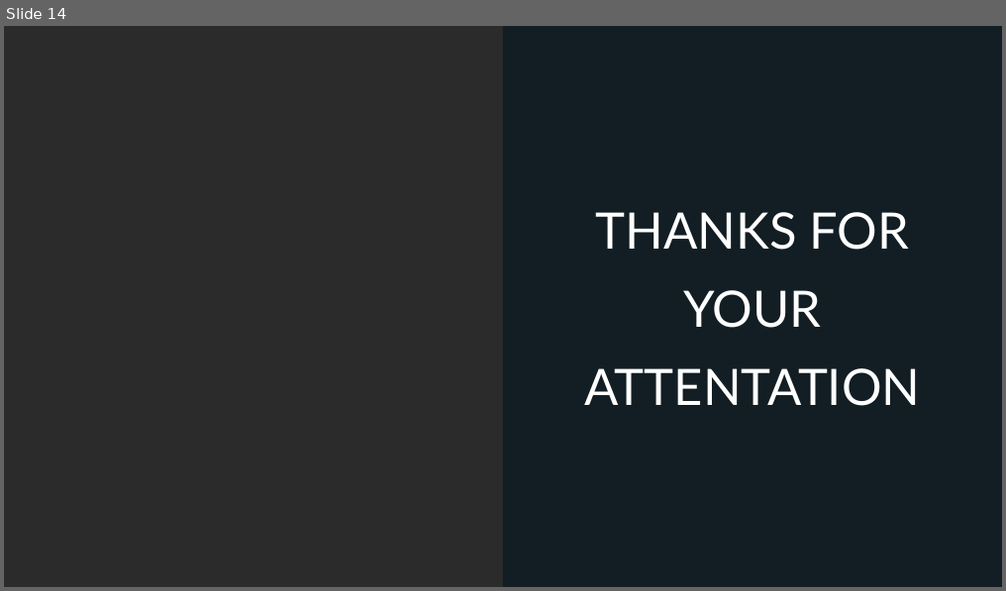
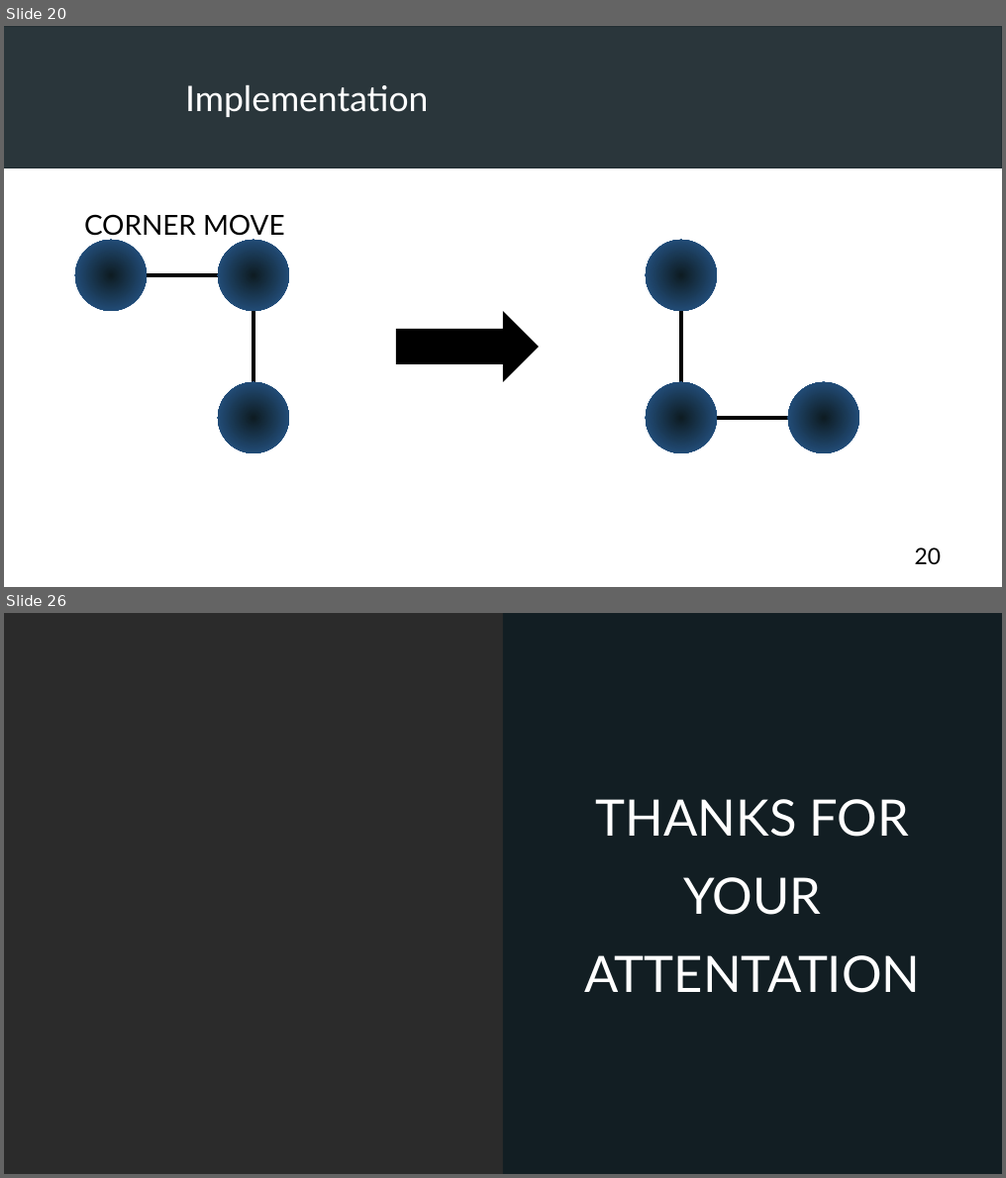
Before and after one commit to FilouPlains/PROJECT_PY_MONTE_CARLO, a slide deck: doc/presentation/ROUAUD_presentation.odp. Shown one above the other, each under a label of ours: slide 14 before the commit, slides 20 and 26 after it; the slides between them are not shown. The pictures are 1006x591 and 1006x1178 pixels, drawn with LibreOffice and Linux fonts; fonts in the diff are those of the drawing; grey boxes stand for pictures; background and template pictures are left out; a plain dark background stands for a picture behind light text. Boxes give left, top, right and bottom in pixels: in the first picture for what was removed or moved away, otherwise in the second. Text is boxed around its words. In the diff, an @@ line names an element or a change of style, - is before the commit and + after.

```diff
--- a/doc/presentation/ROUAUD_presentation.odp
+++ b/doc/presentation/ROUAUD_presentation.odp
@@ slide 20 added at box(4, 26, 1002, 587), background #FFFFFF @@
@@ picture added at box(4, 26, 1002, 169) @@
@@ rectangle added at box(4, 26, 1002, 169), fill #0E1C22 at 85% opacity @@
@@ text added at box(185, 85, 428, 117), 28 pt, text #FFFFFF @@
+Implementation
@@ text added at box(84, 214, 285, 241), 22 pt, text #000000 @@
+CORNER MOVE
@@ ellipse added at box(75, 240, 148, 311), fill gradient #0E1C22 to #2A6099 @@
@@ ellipse added at box(218, 240, 289, 311), fill gradient #0E1C22 to #2A6099 @@
@@ ellipse added at box(647, 240, 718, 311), fill gradient #0E1C22 to #2A6099 @@
@@ line added from (147, 275) to (218, 275), #000000 3 pt @@
@@ line added from (253, 311) to (253, 382), #000000 3 pt @@
@@ right arrow added at box(396, 311, 539, 382), fill #000000 @@
@@ line added from (681, 311) to (681, 382), #000000 3 pt @@
@@ ellipse added at box(218, 382, 289, 455), fill gradient #0E1C22 to #2A6099 @@
@@ ellipse added at box(647, 382, 718, 455), fill gradient #0E1C22 to #2A6099 @@
@@ ellipse added at box(788, 382, 859, 455), fill gradient #0E1C22 to #2A6099 @@
@@ line added from (717, 418) to (788, 418), #000000 3 pt @@
@@ page number added at box(915, 548, 942, 565), 18 pt, text #000000 @@
+20
@@ what was slide 14 is now slide 26 @@
```
Also in this commit, not shown: 8 slides changed, 15 other slides added, 4 slides removed, 1 other file.
